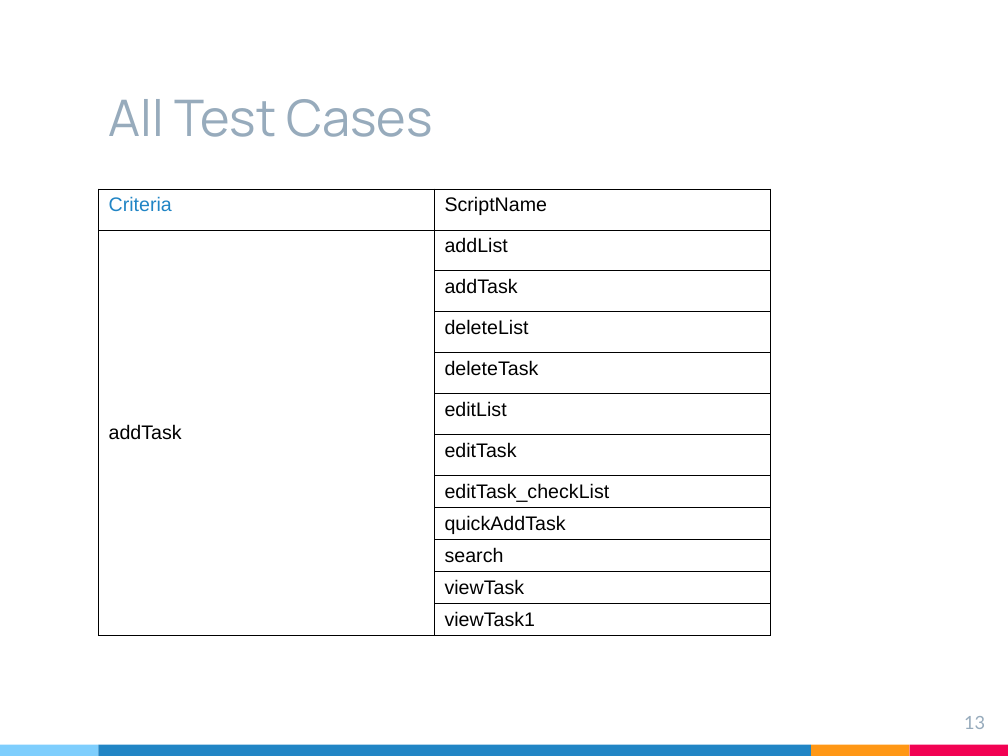
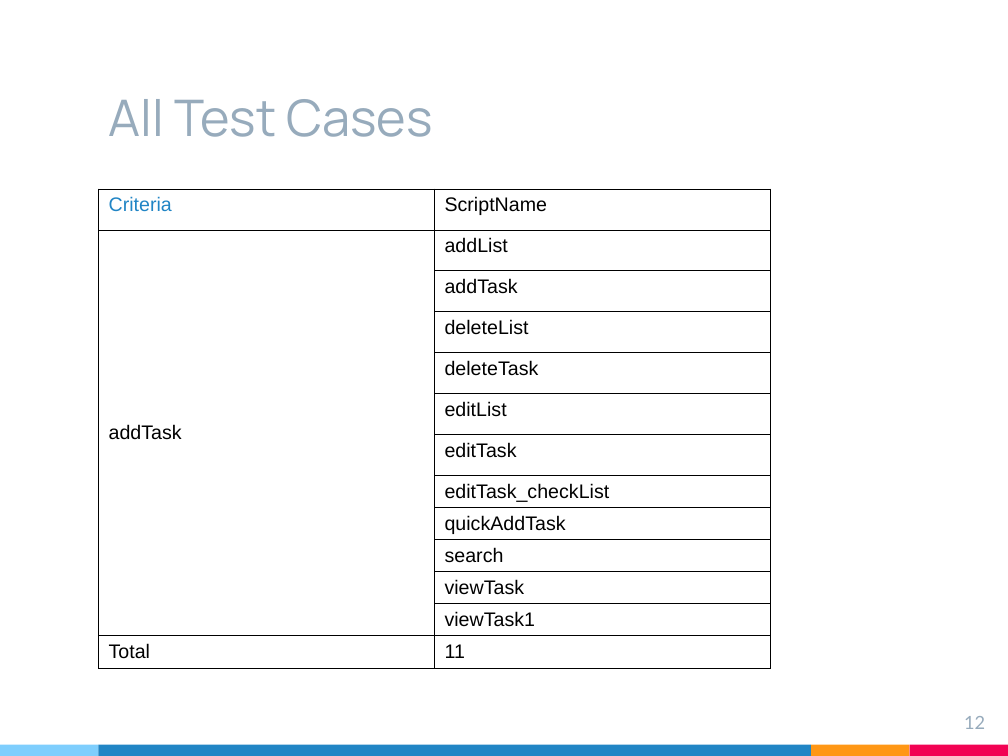
Before and after one commit to likesm0887/STV-Project, a slide deck: slide 12 of Document/軟體測試期末簡報.pptx (slide 13 before the commit). Drawn at 1008x756 pixels with LibreOffice and Linux fonts; fonts in the diff are those of the drawing. Boxes give left, top, right and bottom in pixels: in the first picture for what was removed or moved away, otherwise in the second. Text is boxed around its words. In the diff, an @@ line names an element or a change of style, - is before the commit and + after.

```diff
--- a/Document/軟體測試期末簡報.pptx
+++ b/Document/軟體測試期末簡報.pptx
@@ table at (99,190,770,677) @@
+row 13: Total | 11
@@ page number at (964,716,985,729): text changed @@
-13
+12
```
Also in this commit, not shown: 13 other slides changed, 7 slides added, 4 slides removed, 6 other files.
